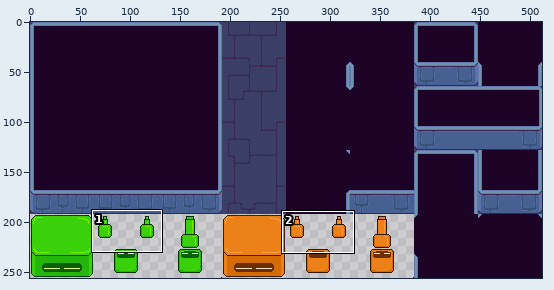
One commit to this sprite sheet: EightHourJam/Assets/_Game/Sprites/dt_atlas_01.png. The first picture is a wide view before the edit; the outline marks the close-up.
Close-up. As it was:
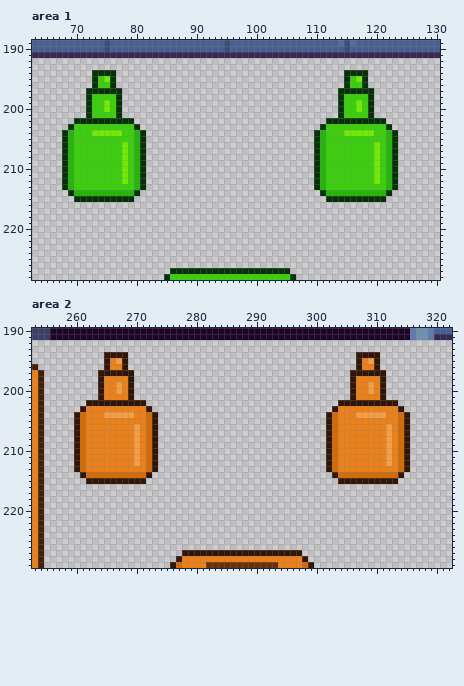
The file is 512x256 pixels. Colours within 5 levels of each other are drawn and written as one. Shown: area 1: x 63..130, y 189..228; area 2: x 253..322, y 190..229.
Now the later version:
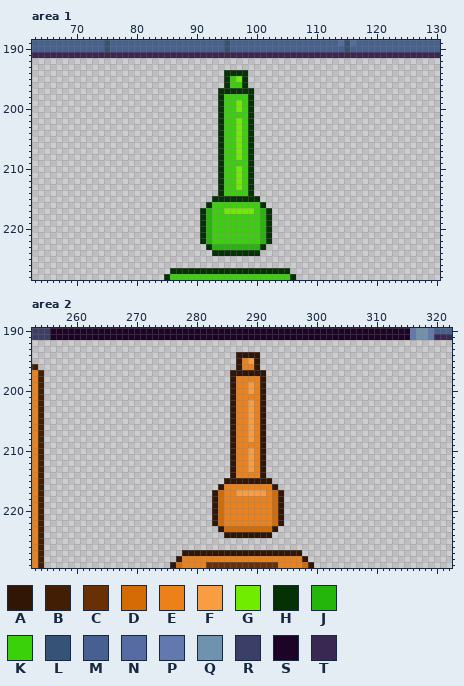
Palette (. is transparent): A #321605  B #421e05  C #693005  D #d46b05  E #ec8119  F #f89d42  G #70ec00  H #053205  J #25b60c  K #3ad10b  L #365277  M #466191  N #576ba3  P #6378ae  Q #6f93ae  R #3b3e66  S #1d0427  T #392851
The edit:
Changed rows in their new state; - is an unchanged pixel.
Area 1:
first column x 68:
194 -----....------------------HHHH----------------....-----
195 -----....------------------HKGH----------------....-----
196 -----....------------------HKKH----------------....-----
197 ----......----------------HHHHHH--------------......----
198 ----......----------------HKKKKH--------------......----
199 ----......----------------HKKGKH--------------......----
200 ----......----------------HKKGKH--------------......----
201 ----......----------------HKKKKH--------------......----
202 --..........--------------HKKGKH------------..........--
203 -............-------------HKKGKH-----------............-
204 ..............------------HKKGKH----------..............
205 ..............------------HKKGKH----------..............
206 ..............------------HKKGKH----------..............
207 ..............------------HKKGKH----------..............
208 ..............------------HKKGKH----------..............
209 ..............------------HKKKKH----------..............
210 ..............------------HKKGKH----------..............
211 ..............------------HKKGKH----------..............
212 ..............------------HKKGKH----------..............
213 ..............------------HKKGKH----------..............
214 -............-------------HKKKKH-----------............-
215 --..........-------------HHHHHHHH-----------..........--
216 ------------------------HKKKKKKKKH----------------------
217 -----------------------HJKKGGGGGKJH---------------------
218 -----------------------HJKKKKKKKKJH---------------------
219 -----------------------HJKKKKKKKKJH---------------------
220 -----------------------HJKKKKKKKKJH---------------------
221 -----------------------HJKKKKKKKKJH---------------------
222 -----------------------HJKKKKKKKKJH---------------------
223 ------------------------HJJJJJJJJH----------------------
224 -------------------------HHHHHHHH-----------------------
Area 2:
first column x 260:
194 -----....------------------AAAA----------------....-----
195 -----....------------------AEFA----------------....-----
196 -----....------------------AEEA----------------....-----
197 ----......----------------AAAAAA--------------......----
198 ----......----------------AEEEEA--------------......----
199 ----......----------------AEEFEA--------------......----
200 ----......----------------AEEFEA--------------......----
201 ----......----------------AEEEEA--------------......----
202 --..........--------------AEEFEA------------..........--
203 -............-------------AEEFEA-----------............-
204 ..............------------AEEFEA----------..............
205 ..............------------AEEFEA----------..............
206 ..............------------AEEFEA----------..............
207 ..............------------AEEFEA----------..............
208 ..............------------AEEFEA----------..............
209 ..............------------AEEEEA----------..............
210 ..............------------AEEFEA----------..............
211 ..............------------AEEFEA----------..............
212 ..............------------AEEFEA----------..............
213 ..............------------AEEFEA----------..............
214 -............-------------AEEEEA-----------............-
215 --..........-------------AAAAAAAA-----------..........--
216 ------------------------AEEEEEEEEA----------------------
217 -----------------------ADEEFFFFFEDA---------------------
218 -----------------------ADEEEEEEEEDA---------------------
219 -----------------------ADEEEEEEEEDA---------------------
220 -----------------------ADEEEEEEEEDA---------------------
221 -----------------------ADEEEEEEEEDA---------------------
222 -----------------------ADEEEEEEEEDA---------------------
223 ------------------------ADDDDDDDDA----------------------
224 -------------------------AAAAAAAA-----------------------
Where, in picture pixels (left, top, right, bottom), the same in both close-ups:
erased: (62, 70, 146, 202)
added: (200, 70, 272, 256)
erased: (314, 70, 398, 202)
erased: (74, 352, 158, 484)
added: (212, 352, 284, 538)
erased: (326, 352, 410, 484)
